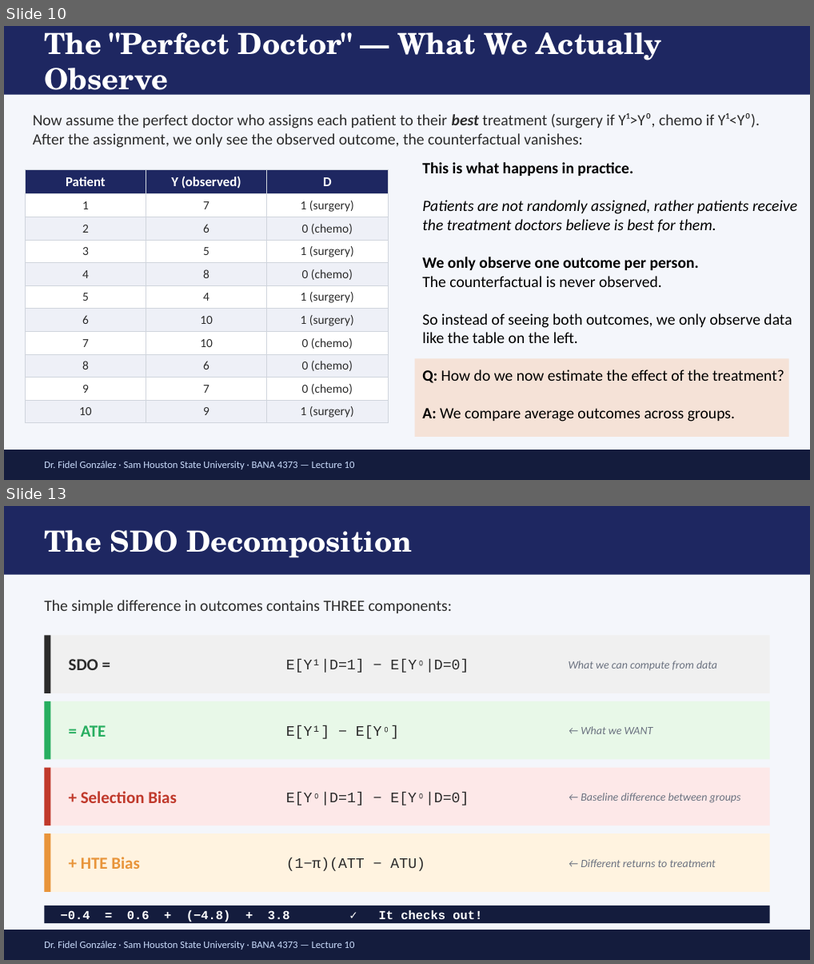
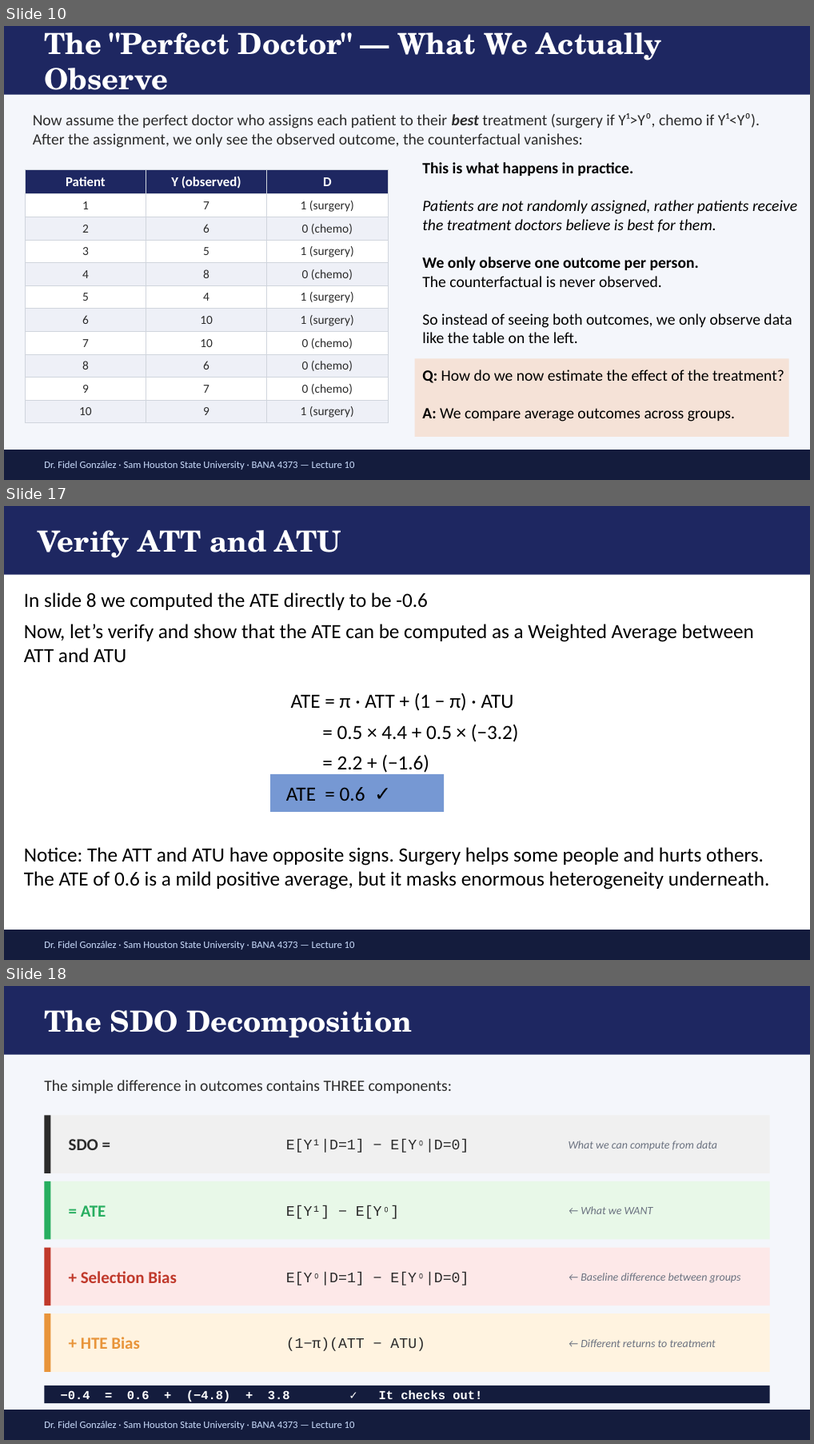
Before and after one commit to FidelGo/BANA4373-sp26, a slide deck: Lectures/Lecture_11/ECON4370 Lecture10 Potential Outcomes [Autosaved].pptx. Shown one above the other, each under a label of ours: slides 10 and 13 before the commit, slides 10, 17 and 18 after it; the slides between them are not shown. The pictures are 814x964 and 814x1444 pixels, drawn with LibreOffice and Linux fonts; fonts in the diff are those of the drawing. Boxes give left, top, right and bottom in pixels: in the first picture for what was removed or moved away, otherwise in the second. Text is boxed around its words. In the diff, an @@ line names an element or a change of style, - is before the commit and + after.

```diff
--- a/Lectures/Lecture_11/ECON4370 Lecture10 Potential Outcomes [Autosaved].pptx
+++ b/Lectures/Lecture_11/ECON4370 Lecture10 Potential Outcomes [Autosaved].pptx
@@ slide 17 added at [4,506,810,960], background #FFFFFF @@
@@ rectangle added at [4,506,810,575], fill #1E2761 @@
@@ text added at [38,530,342,558], 26 pt, text #FFFFFF, bold @@
+Verify ATT and ATU
@@ text added at [24,592,754,662], 18 pt, text #000000 @@
+In slide 8 we computed the ATE directly to be -0.6
+Now, let’s verify and show that the ATE can be computed as a Weighted Average between ATT and ATU
@@ text added at [286,692,519,800], 18 pt, text #000000 @@
+ATE = π · ATT + (1 − π) · ATU
+= 0.5 × 4.4 + 0.5 × (−3.2)
+= 2.2 + (−1.6)
+ATE = 0.6 ✓
@@ rectangle added at [271,774,444,812], fill #4472C4 at 73% opacity @@
@@ text added at [24,847,770,889], 18 pt, text #000000 @@
+Notice: The ATT and ATU have opposite signs. Surgery helps some people and hurts others. The ATE of 0.6 is a mild positive average, but it masks enormous heterogeneity underneath.
@@ rectangle added at [4,929,810,960], fill #141C3D @@
@@ text added at [44,940,355,949], 9 pt, text #CADCFC @@
+Dr. Fidel González · Sam Houston State University · BANA 4373 — Lecture 10
@@ what was slide 13 is now slide 18 @@
```
Also in this commit, not shown: 3 slides changed, 4 other slides added, 4 other files.
